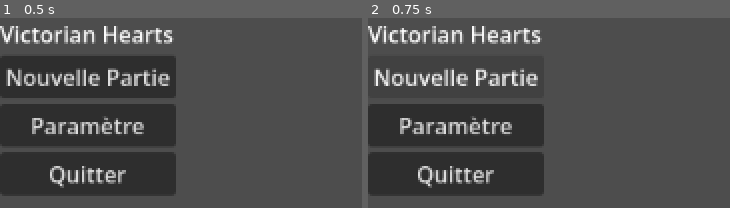
Above: before the commit, frames 1-2 (left to right).
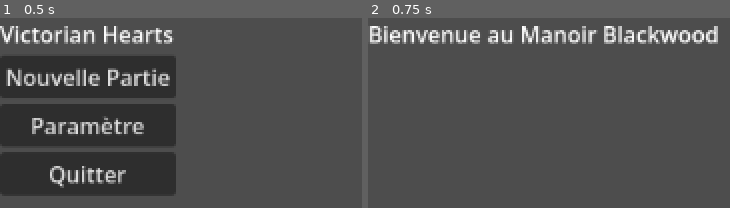
Above: after the commit, the same moments.

Repository: BaptisteKara90/dating-sim
Game: Godot game, scene res://scenes/menu/MainMenu.tscn
The game is run twice, just before and just after one commit, with the same random seed, the same clock (stepped at 60 frames per second) and the same inputs.
Inputs:
- Up to frame 1 (0.5 s): no input
- Up to frame 2 (0.75 s): click "Nouvelle Partie" at 0.5 s

Frame 1 is identical in both runs. In frame 2, 28% of the frame differs, in the area x 0-97%, y 4-94%.

Commit message:
Add game scene and update scene transition in MainMenu

Diff:
--- /dev/null
+++ b/scenes/game/Game.tscn
@@ -0,0 +1,13 @@
+[gd_scene format=3 uid="uid://be4vtk61p68rq"]
+
+[node name="Control" type="Control" unique_id=41116574]
+layout_mode = 3
+anchors_preset = 0
+offset_right = 40.0
+offset_bottom = 40.0
+
+[node name="Label" type="Label" parent="." unique_id=146367504]
+layout_mode = 0
+offset_right = 40.0
+offset_bottom = 23.0
+text = "Bienvenue au Manoir Blackwood"
--- a/scripts/MainMenu.gd
+++ b/scripts/MainMenu.gd
@@ -4,4 +4,4 @@
 	print("Bonjour Godot !")
 
 func _on_button_pressed():
-	print("Nouvelle Partie !")
+	get_tree().change_scene_to_file("res://scenes/game/Game.tscn")
